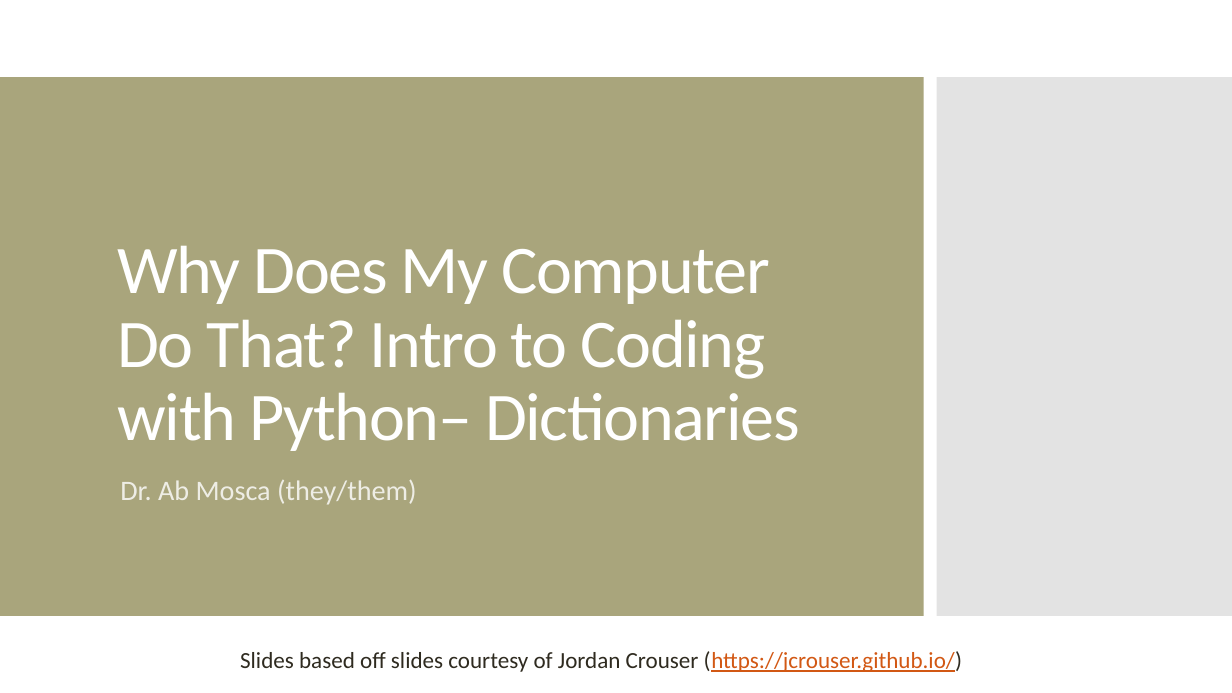
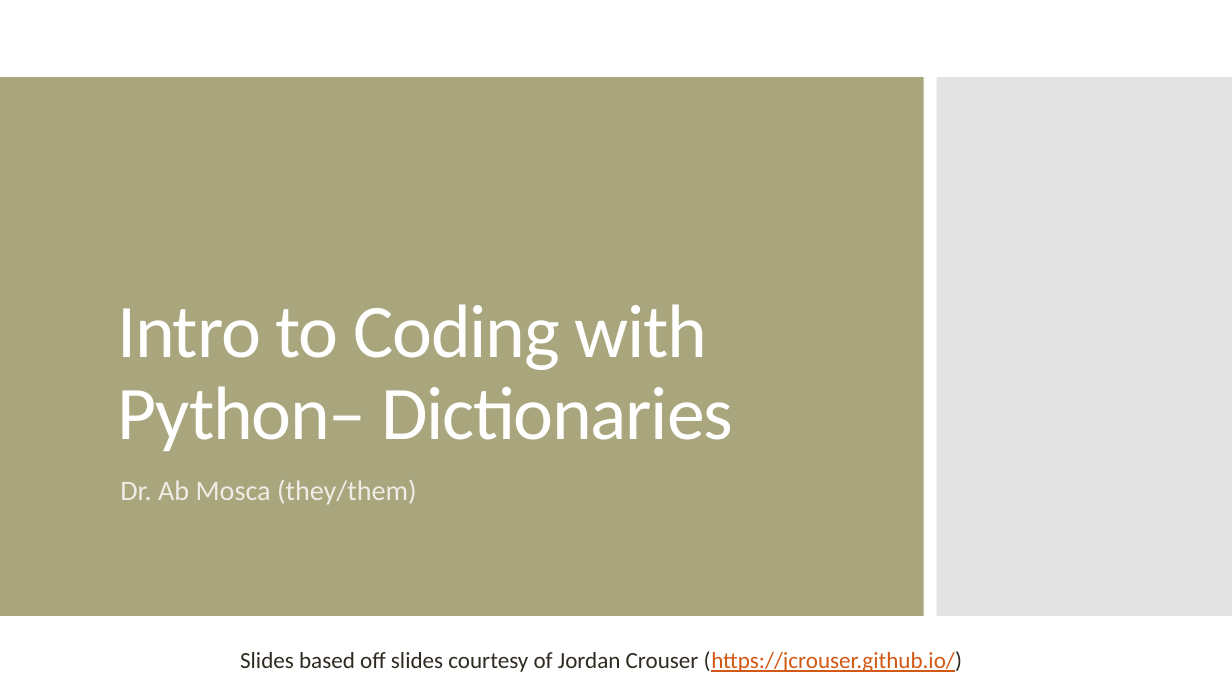
Before and after one commit to amosca01/CAIS117-S24, a slide deck: slide 1 of slides/18-dictionaries.pptx. Drawn at 1232x693 pixels with LibreOffice and Linux fonts; fonts in the diff are those of the drawing. Boxes give left, top, right and bottom in pixels: in the first picture for what was removed or moved away, otherwise in the second. Text is boxed around its words. In the diff, an @@ line names an element or a change of style, - is before the commit and + after.

```diff
--- a/slides/18-dictionaries.pptx
+++ b/slides/18-dictionaries.pptx
@@ title at bbox=[117, 304, 733, 451]: text changed; size 53.1 to 59 pt @@
-Why Does My Computer Do That? Intro to Coding with Python– Dictionaries
+Intro to Coding with Python– Dictionaries
```
Also in this commit, not shown: 1 slide added, 5 other files.
